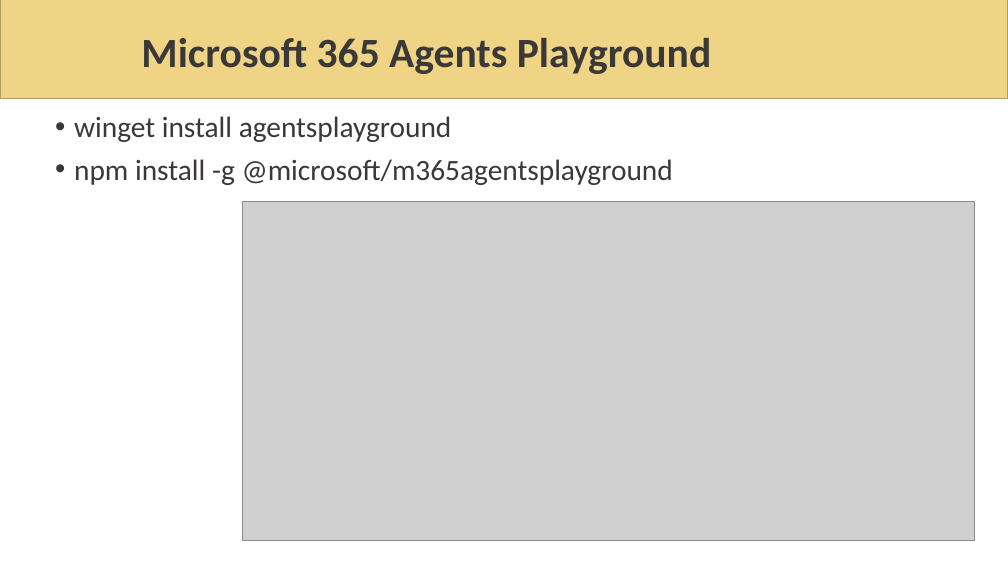
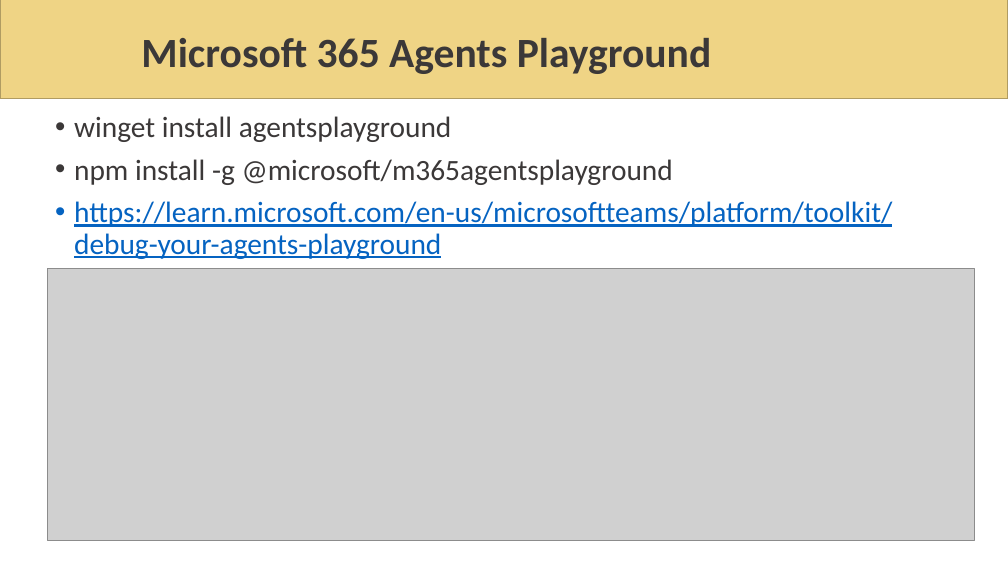
Before and after one commit to andreatosato/BotGetZ, a slide deck: slide 8 of slides/AzureDayTorino2025_1025258_Tosato.pptx. Drawn at 1008x567 pixels with LibreOffice and Linux fonts; fonts in the diff are those of the drawing; grey boxes stand for pictures; background and template pictures are left out. Boxes give left, top, right and bottom in pixels: in the first picture for what was removed or moved away, otherwise in the second. Text is boxed around its words. In the diff, an @@ line names an element or a change of style, - is before the commit and + after.

Commit message:
Update slide

```diff
--- a/slides/AzureDayTorino2025_1025258_Tosato.pptx
+++ b/slides/AzureDayTorino2025_1025258_Tosato.pptx
@@ text at (74, 201, 892, 259): paragraph added @@
+• https://learn.microsoft.com/en-us/microsoftteams/platform/toolkit/debug-your-agents-playground
@@ picture: place and size @@
-picture at (243, 202, 975, 541)
+picture at (48, 268, 974, 541)
```
